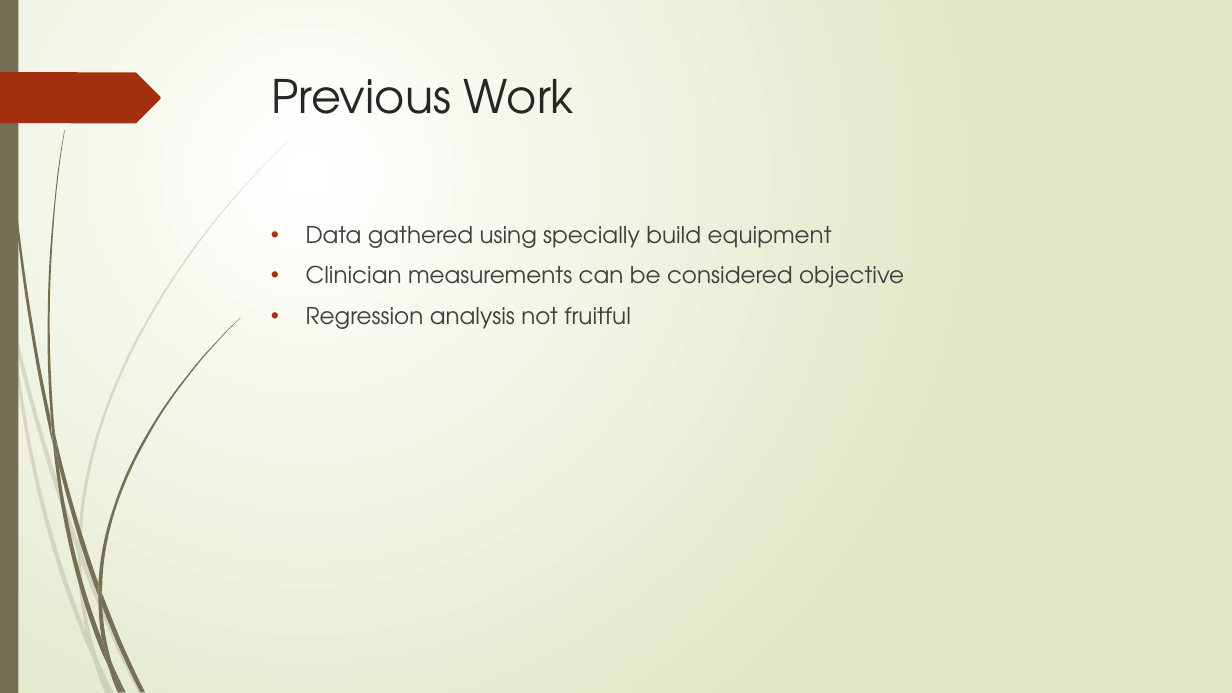
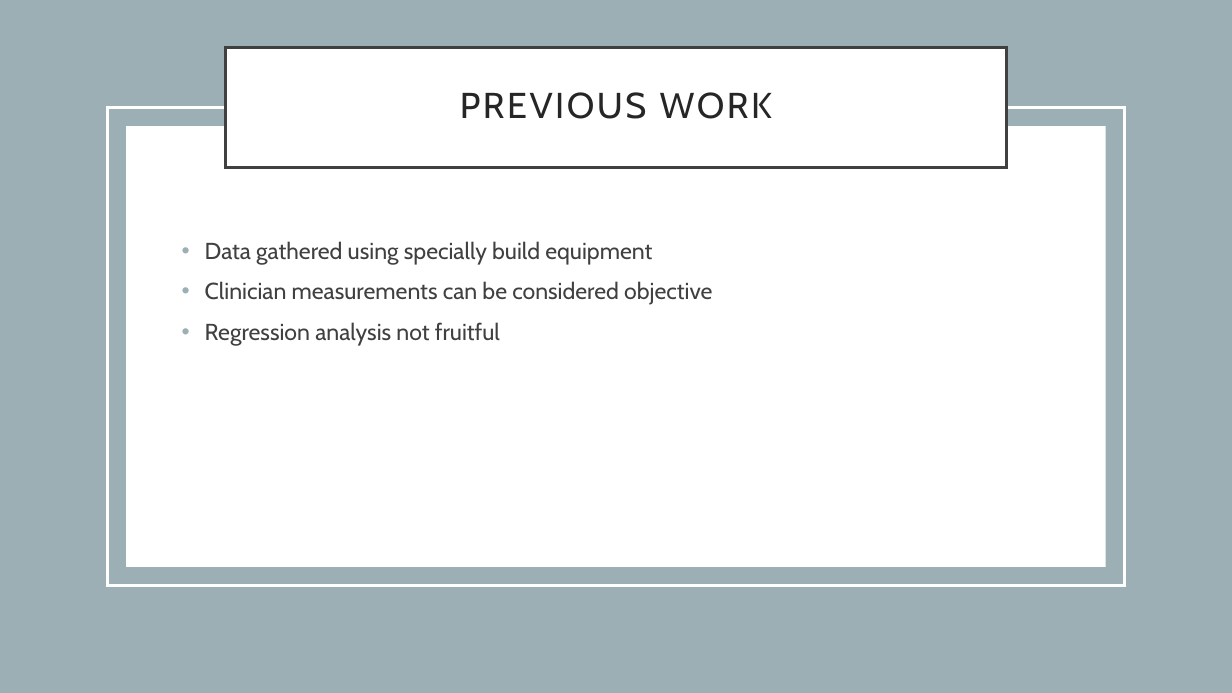
Before and after one commit to veeresh2001/Data-mining, a slide deck: slide 4 of Analysis of Telemonitoring Data Collected From Parkinsons.pptx. Drawn at 1232x693 pixels with LibreOffice and Linux fonts; fonts in the diff are those of the drawing. Boxes give left, top, right and bottom in pixels: in the first picture for what was removed or moved away, otherwise in the second. Text is boxed around its words. In the diff, an @@ line names an element or a change of style, - is before the commit and + after.

```diff
--- a/Analysis of Telemonitoring Data Collected From Parkinsons.pptx
+++ b/Analysis of Telemonitoring Data Collected From Parkinsons.pptx
@@ background gradient #FFFFFF to #DFE8C4 to #FFFFFF @@
@@ rectangle removed at <box>0,0,18,693</box> @@
@@ rectangle added at <box>0,0,1232,693</box>, fill #9BAFB5 @@
@@ title "PREVIOUS WORK": place and size @@
-title "PREVIOUS WORK" at <box>271,79,574,114</box>
+title "PREVIOUS WORK" at <box>226,47,1006,167</box>
@@ title "PREVIOUS WORK" at <box>226,47,1006,167</box>: vertical alignment top to middle; fill none to #FFFFFF; outline none to #404040 2.5 pt @@
@@ freeform shape removed at <box>0,72,161,123</box> @@
@@ rectangle added at <box>107,107,1125,586</box>, outline #FFFFFF 2.5 pt @@
@@ title at <box>460,92,772,119</box>: text changed; size 36 to 28 pt; font TeX Gyre Adventor to Cabin @@
-Previous Work
+PREVIOUS WORK
@@ rectangle added at <box>127,126,1106,567</box>, fill #FFFFFF @@
@@ text "Data gathered using specially build ...": place and size @@
-text "Data gathered using specially build ..." at <box>306,226,904,329</box>
+text "Data gathered using specially build ..." at <box>205,241,712,346</box>
@@ text "Data gathered using specially build ..." at <box>205,241,712,346</box>: font TeX Gyre Adventor to Cabin; indent changed; bullet colour #A53010 to #9BAFB5 @@
@@ group removed at <box>0,141,288,693</box>: 10 freeform shapes @@
@@ group removed at <box>3,0,240,693</box>: 12 freeform shapes @@
```
Also in this commit, not shown: 5 other slides changed, 16 slides added, 6 slides removed.
